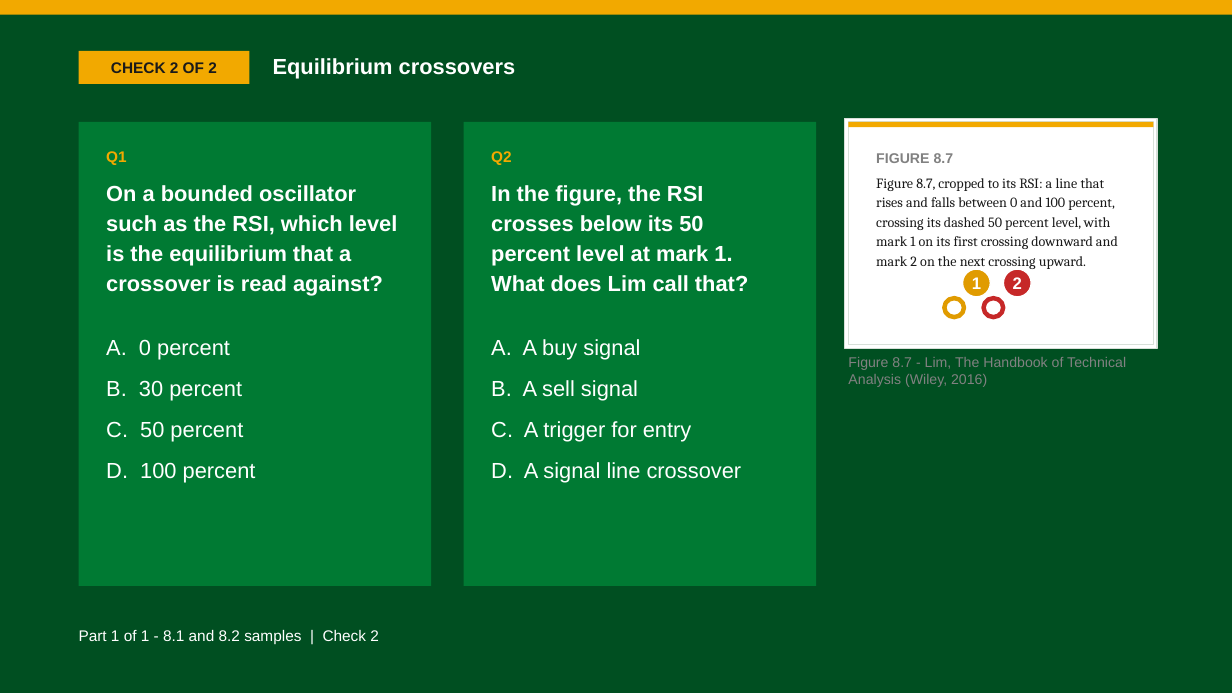
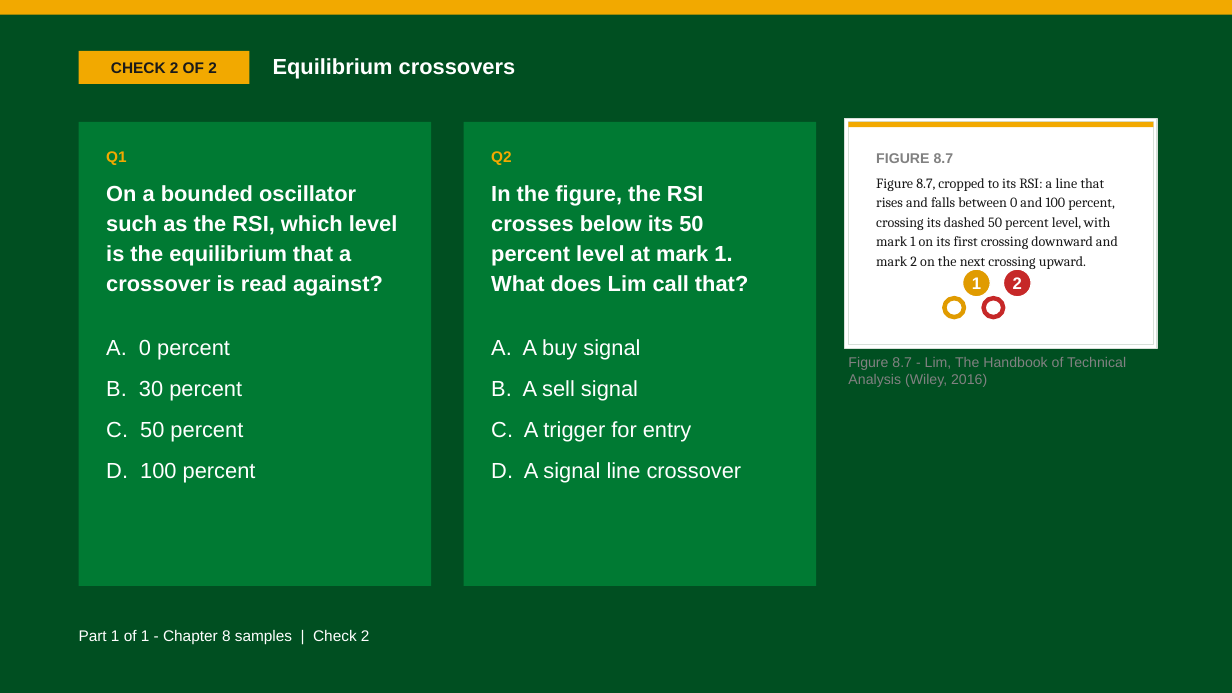
Before and after one commit to benjiesotelo-sudo/Telos_FIN1209, a slide deck: slide 15 of chapter-08/FIN1209-Chapter-08.pptx. Drawn at 1232x693 pixels with LibreOffice and Linux fonts; fonts in the diff are those of the drawing. Boxes give left, top, right and bottom in pixels: in the first picture for what was removed or moved away, otherwise in the second. Text is boxed around its words. In the diff, an @@ line names an element or a change of style, - is before the commit and + after.

Commit message:
Chapter 8 samples: plain wording, section title, committed placeholder deck

```diff
--- a/chapter-08/FIN1209-Chapter-08.pptx
+++ b/chapter-08/FIN1209-Chapter-08.pptx
@@ text at box(79, 630, 370, 645): text changed @@
-Part 1 of 1 - 8.1 and 8.2 samples | Check 2
+Part 1 of 1 - Chapter 8 samples | Check 2
```
Also in this commit, not shown: 15 other slides changed, 1 other file.
